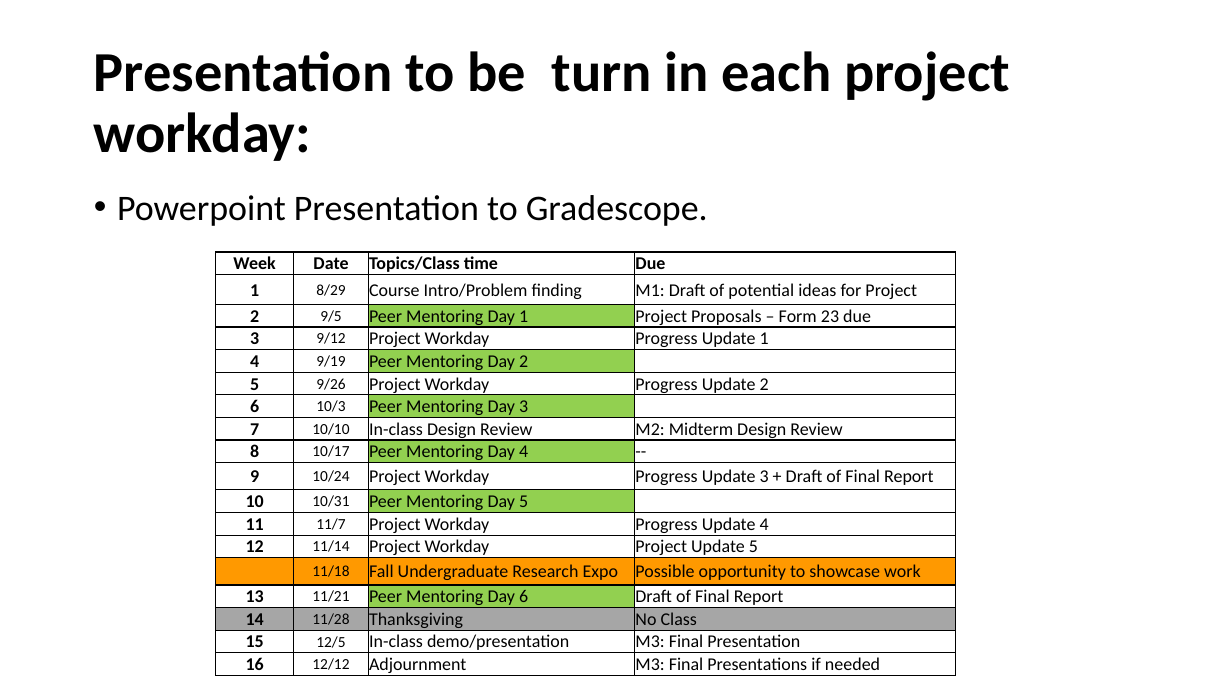
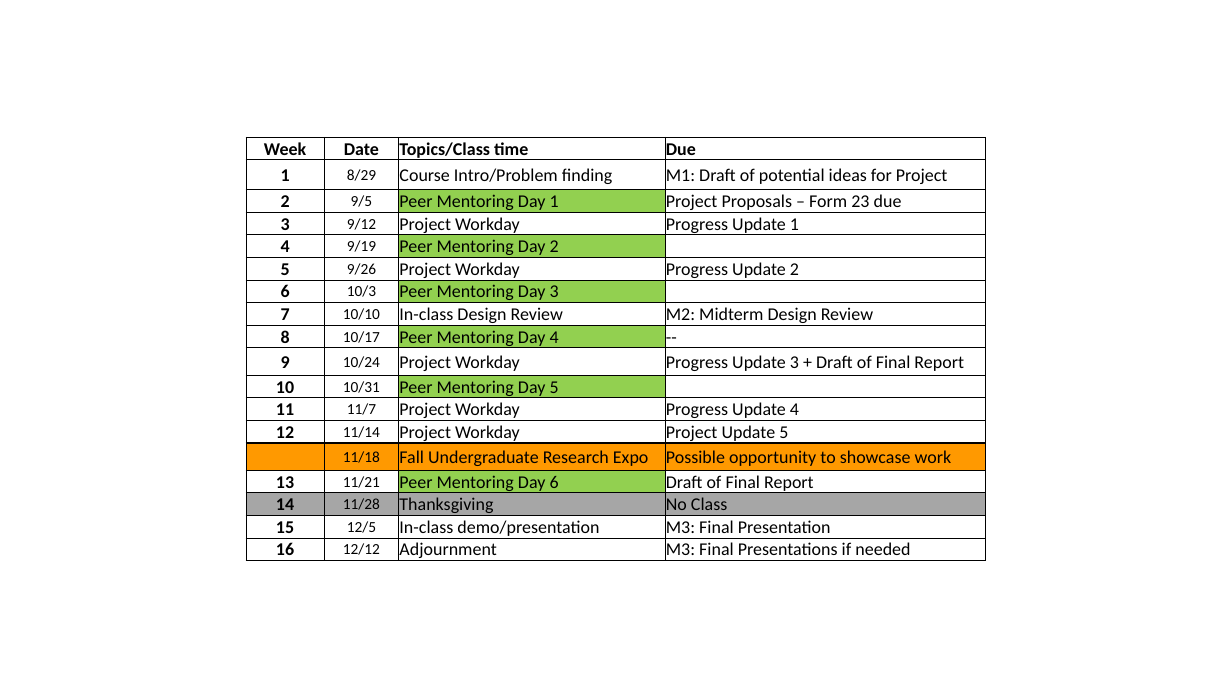
Before and after one commit to evandm4/engr-10301h-balancing-robot, a slide deck: slide 10 of docs/Evan Moore Progress Update.pptx (slide 9 before the commit). Drawn at 1232x693 pixels with LibreOffice and Linux fonts; fonts in the diff are those of the drawing. Boxes give left, top, right and bottom in pixels: in the first picture for what was removed or moved away, otherwise in the second. Text is boxed around its words. In the diff, an @@ line names an element or a change of style, - is before the commit and + after.

```diff
--- a/docs/Evan Moore Progress Update.pptx
+++ b/docs/Evan Moore Progress Update.pptx
@@ title removed at (x1=94, y1=51, x2=1010, y2=161) @@
-Presentation to be turn in each project workday:
@@ table moved from (x1=215, y1=252, x2=955, y2=677) to (x1=246, y1=138, x2=985, y2=565) @@
@@ text removed at (x1=117, y1=195, x2=708, y2=226) @@
-• Powerpoint Presentation to Gradescope.
```
Also in this commit, not shown: 4 other slides changed, 3 slides added, 2 slides removed, 2 other files.
